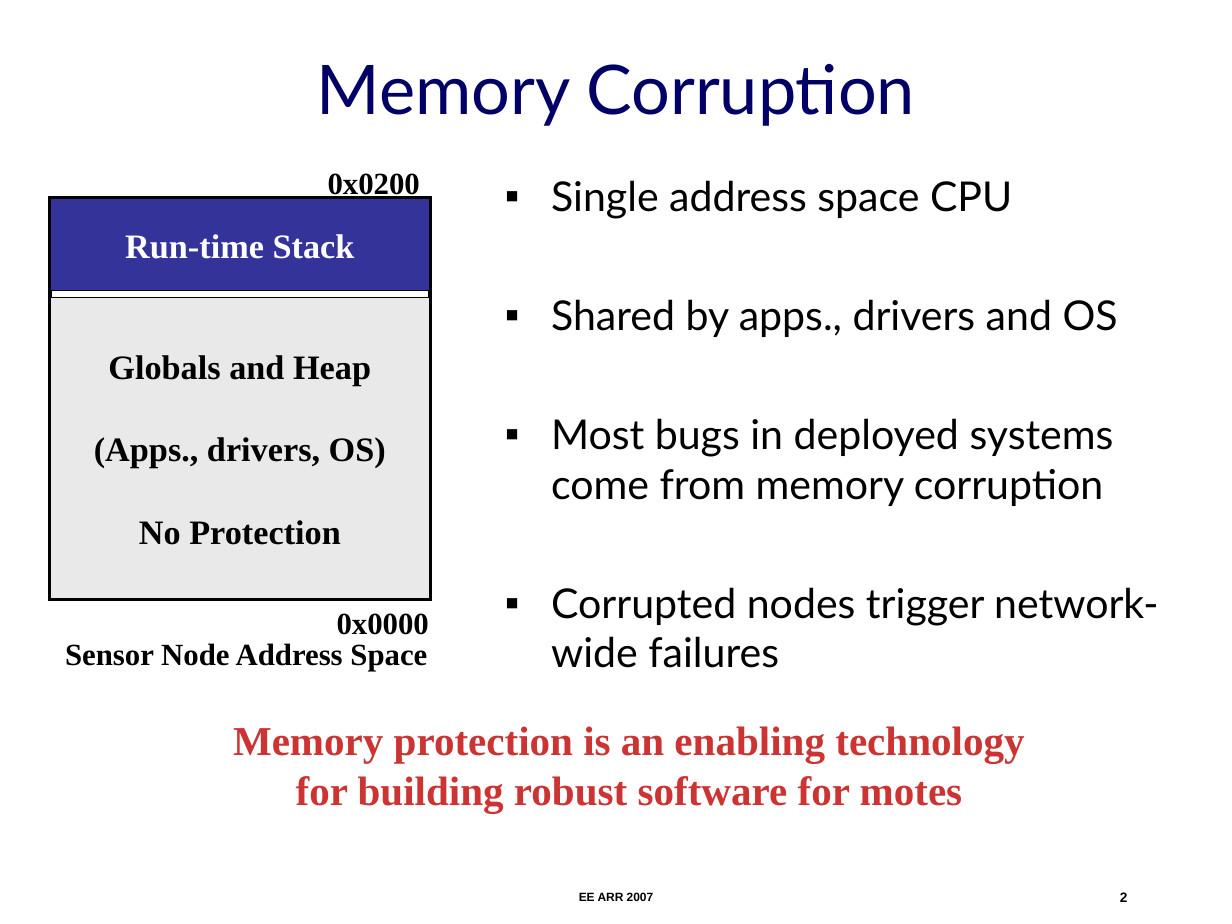
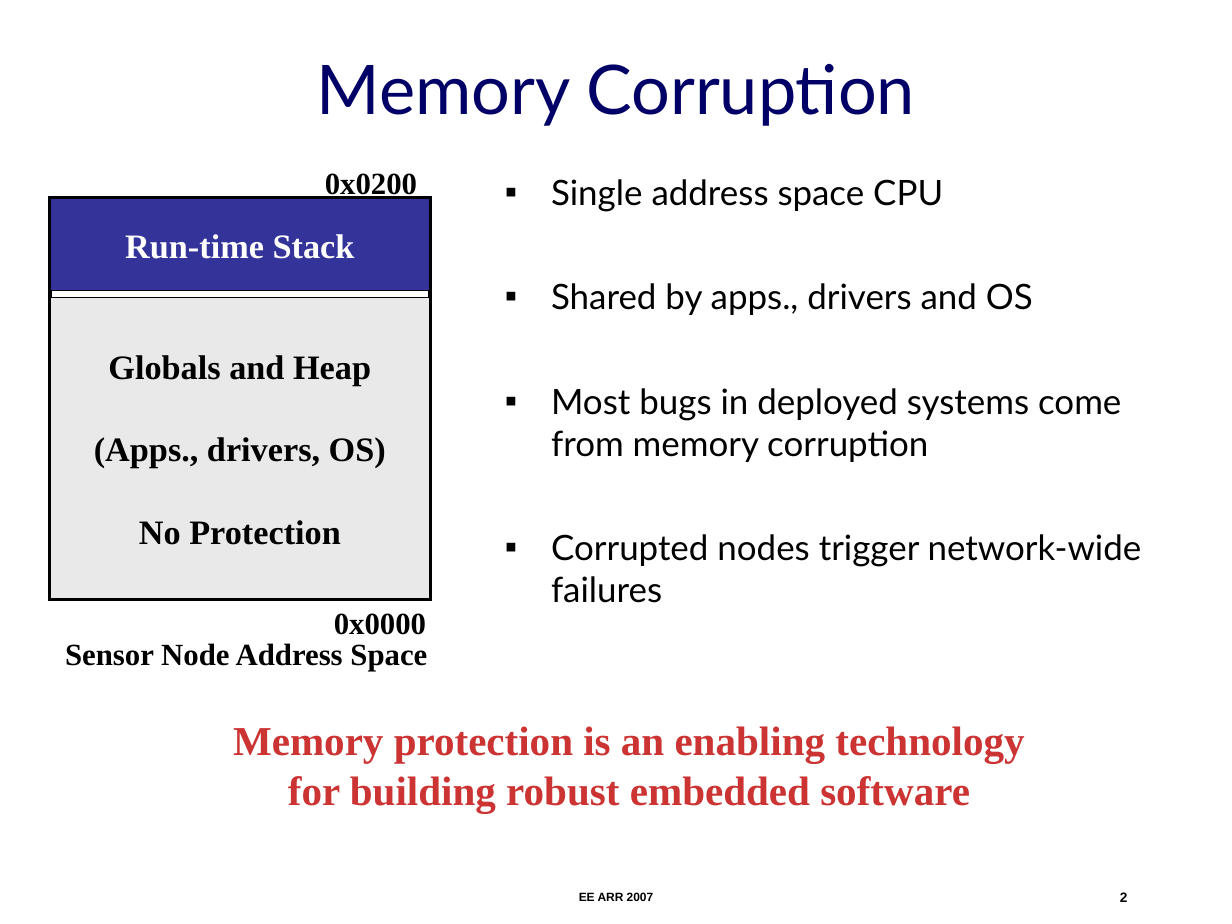
Before and after one commit to nesl/umpu, a slide deck: slide 2 of docs/ee-arr-2007/ee-arr.ppt. Drawn at 1232x924 pixels with LibreOffice and Linux fonts; fonts in the diff are those of the drawing. Boxes give left, top, right and bottom in pixels: in the first picture for what was removed or moved away, otherwise in the second. Text is boxed around its words. In the diff, an @@ line names an element or a change of style, - is before the commit and + after.

```diff
--- a/docs/ee-arr-2007/ee-arr.ppt
+++ b/docs/ee-arr-2007/ee-arr.ppt
@@ text "Single address space CPU" at bbox=[551, 179, 1142, 603]: size 24 to 20.4 pt @@
@@ text at bbox=[288, 776, 970, 812]: text changed @@
-for building robust software for motes
+for building robust embedded software
```
Also in this commit, not shown: 26 other slides changed, 3 slides added, 17 slides removed, 1 other file.
